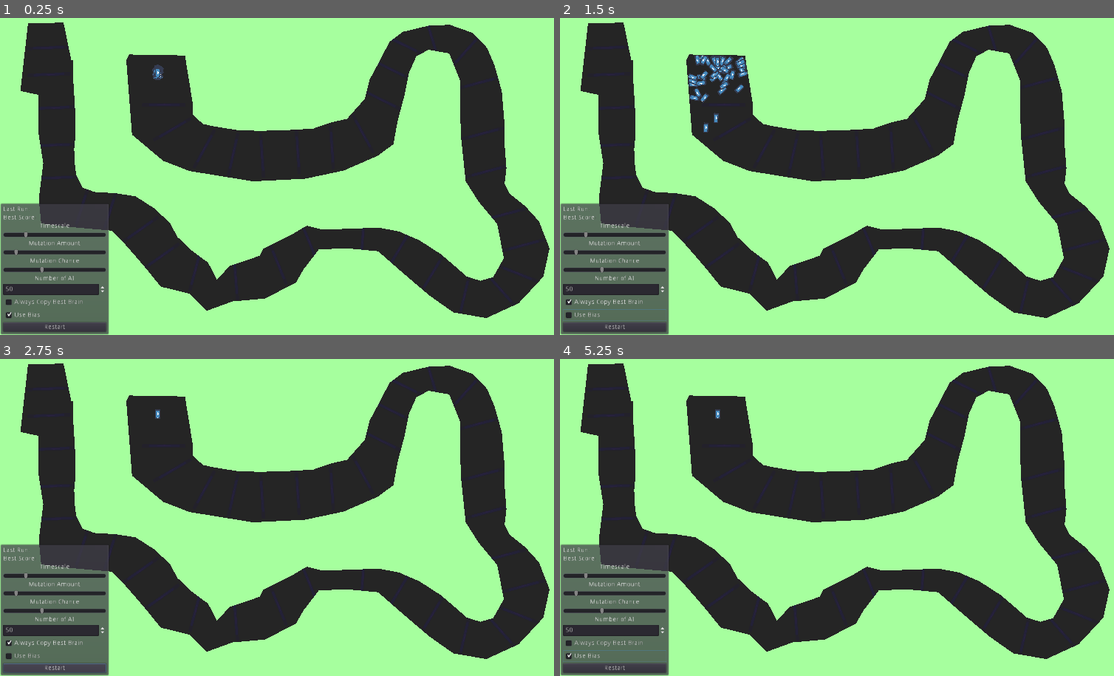
Above: before the commit, frames 1-4 (two rows, left to right).
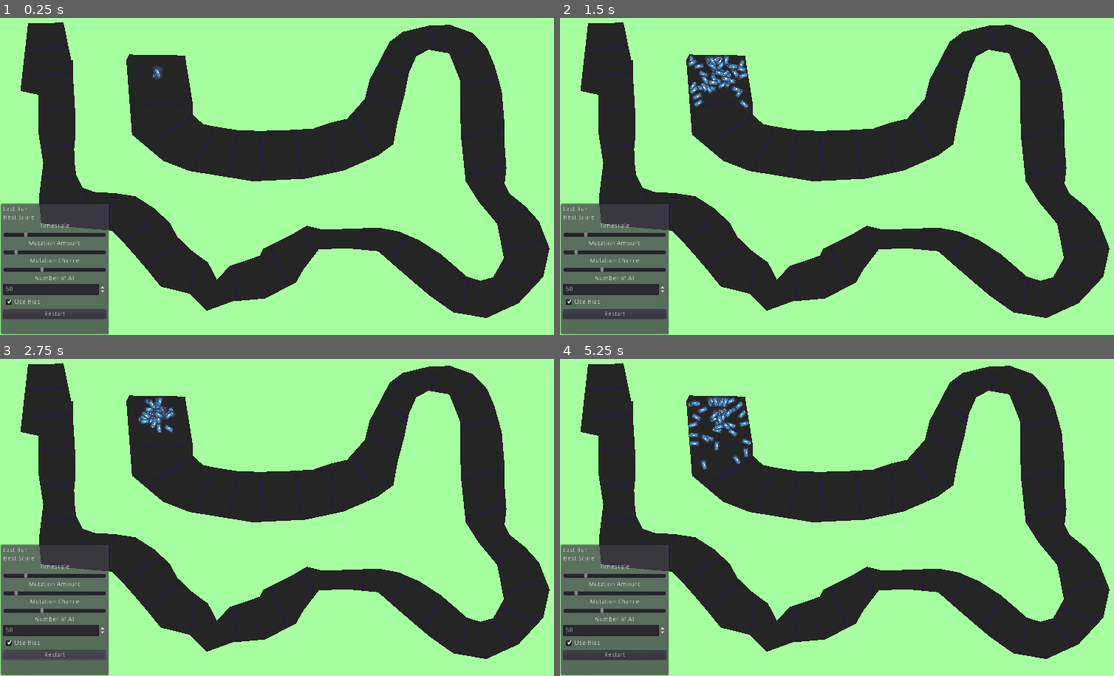
Above: after the commit, the same moments.

Repository: zomdiax5/GodotNeuralCars
Game: Godot game, scene res://Tests/CarTest/CarTest.tscn
Two runs of this game, one before a commit and one after it. Both use one fixed random seed, a clock stepped at 60 frames per second and the inputs below. The engine's default icon, where the game draws it, is replaced by a stand-in: a white triangle on a blue panel in a dark square.
Inputs:
- Up to frame 1 (0.25 s): no input
- Up to frame 2 (1.5 s): click "Always Copy Best Brain" (after the commit: "Use Bias") at 0.5 s; click "Use Bias" at 1.25 s
- Up to frame 3 (2.75 s): click "Restart" at 2 s
- Up to frame 4 (5.25 s): click "Restart" at 2.75 s; click "Restart" at 3.5 s; click "Always Copy Best Brain" (after the commit: "Use Bias") at 4.25 s; click "Use Bias" at 5 s

The runs differ from the first frame. In frame 1, 1.3% of the frame differs, in the area x 0-30%, y 14-100%; in frame 2, 2.2%, in the area x 0-35%, y 11-100%; in frame 3, 1.6%; in frame 4, 2.1%.

Commit message:
Cleanup + Comments

Diff:
--- a/Global.gd
+++ b/Global.gd
@@ -3,13 +3,9 @@
 var mutation_amount :float = 0.001
 var mutation_chance :float = 50
 
-var rand: int = 0
-
 var timescale :float = 1.0
 
 var amount_of_AI :int = 100
-
-var always_copy_brain :bool = false
 
 var use_bias :bool = false
 
--- a/NNode.gd
+++ b/NNode.gd
@@ -11,10 +11,6 @@
 
 var type :String
 
-var rng = RandomNumberGenerator.new()
-
-func _ready():
-	rng.randomize()
 
 func activation_function(sum :float):
 	#return (((sum*3) / (1 + abs(sum*3)))+bias)
@@ -28,10 +24,8 @@
 	return value
 
 func mutate():
-	rng.seed = Global.rand
-	Global.rand = rng.randi()
 	var weight_diff = Global.mutation_amount
-	if rng.randf_range(0,100) < 100:
+	if rand_range(0,100) < 100:
 		weight_diff*=100
 	for i in range(0,weights.size()):
 		var neg = tanh(abs(weights[i]))
@@ -41,12 +35,12 @@
 		else:
 			pos = 1
 
-		var change = rng.randf_range(
+		var change = rand_range(
 			(weight_diff*-1)*neg,
 			weight_diff*pos) # TODO should slowly make the max/min values less propable, rather than fully disabling it suddenly
 		weights[i] += change*tanh(weights[i])
 		weights[i] = clamp(weights[i],-5.0,5.0)
-	bias += rng.randf_range(-Global.mutation_amount*2,Global.mutation_amount*2)
+	bias += rand_range(-Global.mutation_amount*2,Global.mutation_amount*2)
 	bias = clamp(bias,-1,1)
 
 	if not Global.use_bias:
--- a/Tests/CarTest/CarAI.gd
+++ b/Tests/CarTest/CarAI.gd
@@ -6,15 +6,24 @@
 
 var lost :bool = false
 
-var checks = -1
+var checks = -1 # How many Checkpoints we have passed
 
-var ignore = []
+var ignore = [] # Ignore already passed checkpoints
+
+onready var cast_1: RayCast2D = $cast1
+onready var cast_2: RayCast2D = $cast2
+onready var cast_3: RayCast2D = $cast3
+onready var cast_4: RayCast2D = $cast4
+onready var cast_5: RayCast2D = $cast5
+
+var speed :float = 0.0
 
 func _ready() -> void:
 	randomize()
-	net.create_net([5,8,4,2])
+	# Create a Neural Network (NN) with 5 inputs, 1 hidden layer with 4 nodes, and 2 outputs
+	net.create_net([5,4,2])
 
-func map_to_value(value,maximum):
+func map_to_value(value,maximum): # Not used, maps value to -1 - 1 for use as input
 	return (value/(maximum/2))-1
 
 
@@ -30,21 +39,13 @@
 		return 0.0
 	return cast.global_position.distance_to(cast.get_collision_point()) / cast.cast_to.y
 
-onready var cast_1: RayCast2D = $cast1
-onready var cast_2: RayCast2D = $cast2
-onready var cast_3: RayCast2D = $cast3
-onready var cast_4: RayCast2D = $cast4
-onready var cast_5: RayCast2D = $cast5
-
-var speed :float = 0.0
-
-func reset():
+func reset(): # Reset Car
 	speed = 0.0
 	lost = false
 	checks = -1
 	ignore = []
 
-func move(delta :float):
+func move(delta :float):	# setup Data
 	var data = [\
 	cast_distance(cast_1),
 	cast_distance(cast_2),
@@ -52,7 +53,10 @@
 	cast_distance(cast_4),
 	cast_distance(cast_5)
 	]
-	var result = net.calculate(data)
+	var result = net.calculate(data) # asks for output from the NN using Data as input
+
+	# Movement
+
 	speed += result[0]
 	speed = clamp(speed,-25,30)
 	if lost:
@@ -62,7 +66,7 @@
 
 
 func _on_Area2D_body_shape_entered(body_rid: RID, body: Node, body_shape_index: int, local_shape_index: int) -> void:
-	if not (body is Check):
+	if not (body is Check):		# Crash if touche a wall
 		lost = true
 
 
@@ -70,6 +74,7 @@
 func _on_Area2D_area_entered(area: Area2D) -> void:
 	if not area is Check:
 		return
+	# If passed check and its not on the ignore list, increase counter
 	if not ignore.has(area):
 		checks += 1
 		ignore.append(area)
--- a/Tests/CarTest/CarTrainer.gd
+++ b/Tests/CarTest/CarTrainer.gd
@@ -6,16 +6,13 @@
 
 var AI = preload("res://Tests/CarTest/CarAI.tscn")
 
-var ran :bool = false
 
 
 func _ready() -> void:
-	if !ran:
-		Global.connect("restart",self,"restart")
-		ran = true
+	Global.connect("restart",self,"restart")
 
 
-func setup():
+func setup():	# Setup AIs
 	for i in range(0,Global.amount_of_AI):
 		var scene = AI.instance()
 		add_child(scene)
@@ -24,10 +21,12 @@
 
 func _physics_process(delta:float):
 	Engine.time_scale = Global.timescale
-	if timer > 30:
+	if timer > 30:	# End current run after X seconds
 		next_run()
 		timer = 0
 	timer+=delta
+
+	# If everyone crashed, end run quicker
 	var x = false
 	for car in get_children():
 		if not car.lost:
@@ -35,7 +34,7 @@
 	if x != true:
 		timer = 999
 
-func restart():
+func restart():	# Restart the whole simulation
 	for child in get_children():
 		child.queue_free()
 	yield(get_tree(),"idle_frame")
@@ -43,7 +42,7 @@
 	timer = 0
 	setup()
 
-func next_run():
+func next_run():	# Stuff that happens when the run ends
 	run += 1
 
 	var nodes = []
@@ -52,6 +51,7 @@
 
 	var children = get_children()
 
+	# Get best score and make a list with all AIs and their scores
 	for node in range(0,children.size()):
 		nodes.append({"node":children[node]})
 		var score = calculate_score(children[node])
@@ -61,19 +61,22 @@
 		if score > best_score:
 			best_score = score
 
+	# Sort the arr of AIs according to their Score
 	nodes.sort_custom(self,"bigger_score")
 
 	for node in get_children():
+		# Get a radnom one of the best AIs
 		var other_node = null
 		while true:
 			other_node = nodes[int(rand_range(0,min(nodes.size(),nodes.size()/15)))]
 			if (other_node["node"] != node):
 				break
+		# Copy its AI into others
 		for l in range(0,node.net.neural_net.size()):
 			for n in range(0,node.net.neural_net[l].size()):
 				node.net.neural_net[l][n].weights = other_node["node"].net.neural_net[l][n].weights.duplicate(true)
 				node.net.neural_net[l][n].bias = other_node["node"].net.neural_net[l][n].bias
-
+		# Mutate some random AI according to the setting
 		if rand_range(0,100) < Global.mutation_chance:
 			node.net.mutate()
 
@@ -85,18 +88,16 @@
 	reset_world()
 
 
-func bigger_score(a,b):
+func bigger_score(a,b):		# Function used to sort Dict of AIs
 	return a["score"] > b["score"]
 
 func reset_world():
 	pass
 
-func calculate_score(node :Node2D):
+func calculate_score(node :Node2D):		# Get the AI's score
 	var score
 	score = node.checks * 400 + node.global_position.distance_to(
 		get_tree().get_nodes_in_group("Check")[node.checks].global_position
 	)
 	node.reset()
 	return score
-
-	#return 10 - node.global_position.distance_to(Vector2(1280/2,720/2))
--- a/Tests/FirstTest/AI.gd
+++ /dev/null
@@ -1,48 +0,0 @@
-extends KinematicBody2D
-
-onready var net :NN = $NN
-var id
-
-var score :float = 0
-
-var horizontal :float = 0
-var vertical :float = 0
-
-func _ready() -> void:
-	randomize()
-	id = int(rand_range(-9999999,9999999))
-	net.create_net([4,3,2])
-
-func map_to_value(value,maximum):
-	return (value/(maximum/2))-1
-
-onready var target = get_tree().get_nodes_in_group("target")[0]
-
-func _process(delta: float) -> void:
-	var dist = global_position.distance_to(target.global_position)
-	if dist < 200:
-		score+=delta* ((200/dist)*0.05)
-
-func _physics_process(delta: float) -> void:
-	move(delta)
-
-func move(delta :float):
-#	if global_position.x < 0:
-#		global_position.x = 0
-#	if global_position.x > 1280:
-#		global_position.x = 1280
-#	if global_position.y < 0:
-#		global_position.y = 0
-#	if global_position.y > 720:
-#		global_position.y = 720
-	var data = [\
-	map_to_value(global_position.x,1280),
-	map_to_value(global_position.y,720),
-	map_to_value(target.global_position.x,1280),
-	map_to_value(target.global_position.y,720)
-	]
-	var result = net.calculate(data)
-	horizontal = result[0]
-	vertical  = result[1]
-
-	move_and_slide(Vector2(horizontal,vertical).normalized()*delta*9000,Vector2.UP)
--- a/Tests/FirstTest/AI.tscn
+++ /dev/null
@@ -1,18 +0,0 @@
-[gd_scene load_steps=4 format=2]
-
-[ext_resource path="res://icon.png" type="Texture" id=1]
-[ext_resource path="res://Tests/FirstTest/AI.gd" type="Script" id=2]
-[ext_resource path="res://NN.gd" type="Script" id=3]
-
-[node name="AI" type="KinematicBody2D"]
-position = Vector2( 608, 410 )
-collision_layer = 0
-collision_mask = 0
-script = ExtResource( 2 )
-
-[node name="NN" type="Node" parent="."]
-script = ExtResource( 3 )
-
-[node name="Icon" type="Sprite" parent="."]
-modulate = Color( 0, 0.717647, 1, 0.333333 )
-texture = ExtResource( 1 )
--- a/Tests/FirstTest/FirstTest.tscn
+++ /dev/null
@@ -1,24 +0,0 @@
-[gd_scene load_steps=4 format=2]
-
-[ext_resource path="res://icon.png" type="Texture" id=1]
-[ext_resource path="res://Tests/FirstTest/Trainer.gd" type="Script" id=2]
-[ext_resource path="res://UI.tscn" type="PackedScene" id=3]
-
-[node name="Main" type="Node2D"]
-
-[node name="Icon2" type="Sprite" parent="."]
-modulate = Color( 1, 0, 0, 1 )
-position = Vector2( 608, 406 )
-scale = Vector2( 30, 30 )
-texture = ExtResource( 1 )
-
-[node name="Target" type="Sprite" parent="." groups=["target"]]
-modulate = Color( 0, 1, 0.156863, 1 )
-position = Vector2( 893, 522 )
-scale = Vector2( 3, 3 )
-texture = ExtResource( 1 )
-
-[node name="Trainer" type="Node" parent="."]
-script = ExtResource( 2 )
-
-[node name="CanvasLayer" parent="." instance=ExtResource( 3 )]
--- a/Tests/FirstTest/Trainer.gd
+++ /dev/null
@@ -1,84 +0,0 @@
-extends Node
-
-var run :int = 0
-
-var timer :float = 0
-
-var AI = preload("res://Tests/FirstTest/AI.tscn")
-
-var ran :bool = false
-
-
-func _ready() -> void:
-	if !ran:
-		Global.connect("restart",self,"restart")
-		ran = true
-
-
-func setup():
-	for i in range(0,Global.amount_of_AI):
-		var scene = AI.instance()
-		add_child(scene)
-		scene.global_position = Vector2(rand_range(0,1280),rand_range(0,720))
-
-func _physics_process(delta:float):
-	Engine.time_scale = Global.timescale
-	if timer > 7:
-		next_run()
-		timer = 0
-	timer+=delta
-
-func restart():
-	for child in get_children():
-		child.queue_free()
-	run = 0
-	timer = 0
-	setup()
-
-func next_run():
-	run += 1
-	var best_score = -999999999999
-	var best_node = null
-
-	for node in get_children():
-		var score = calculate_score(node)
-		if score > best_score or best_node == null:
-			best_score = score
-			best_node = node
-		node.global_position = Vector2(rand_range(0,1280),rand_range(0,720))
-
-	for node in get_children():
-		if Global.always_copy_brain and node != best_node:
-			node.net.neural_net = null
-			node.net.neural_net = best_node.net.neural_net.duplicate(true)
-		if rand_range(0,100) < Global.mutation_chance and node != best_node:
-			node.net.neural_net = null
-			node.net.neural_net = best_node.net.neural_net.duplicate(true)
-			node.net.mutate()
-
-
-	print("Starting round %s..." % run)
-	print("Previous best score: %s" % best_score)
-	Global.emit_signal("next_run",run,best_score)
-
-	reset_world()
-
-
-func reset_world():
-	var last_position = target.global_position
-	while(true):
-		target.global_position = Vector2(
-			rand_range(1280/4,1280-(1280/4)),
-			rand_range(720/4,720-(720/4))
-		)
-		if target.global_position.distance_to(last_position) > 400:
-			break
-
-onready var target = get_tree().get_nodes_in_group("target")[0]
-
-func calculate_score(node :Node2D):
-	var score = node.score
-	node.score = 0
-	return score
-
-	#return 10 - node.global_position.distance_to(Vector2(1280/2,720/2))
--- a/UI.gd
+++ b/UI.gd
@@ -14,8 +14,6 @@
 	$NumberOfAI.connect("value_changed",Global,"setval",["amount_of_AI"])
 	Global.setval($NumberOfAI.value,"amount_of_AI")
 
-	$CopyBrain.connect("toggled",Global,"setval",["always_copy_brain"])
-	Global.setval($CopyBrain.pressed,"always_copy_brain")
 
 	$UseBias.connect("toggled",Global,"setval",["use_bias"])
 	Global.setval($UseBias.pressed,"use_bias")
--- a/UI.tscn
+++ b/UI.tscn
@@ -13,13 +13,13 @@
 [node name="PanelContainer" type="PanelContainer" parent="Control"]
 self_modulate = Color( 1, 1, 1, 0.729412 )
 margin_right = 237.0
-margin_bottom = 286.0
+margin_bottom = 258.0
 
 [node name="VBoxContainer" type="VBoxContainer" parent="Control/PanelContainer"]
 margin_left = 7.0
 margin_top = 7.0
 margin_right = 230.0
-margin_bottom = 279.0
+margin_bottom = 251.0
 script = ExtResource( 1 )
 
 [node name="CurrentRun" type="Label" parent="Control/PanelContainer/VBoxContainer"]
@@ -97,25 +97,18 @@
 max_value = 10000.0
 value = 50.0
 
-[node name="CopyBrain" type="CheckBox" parent="Control/PanelContainer/VBoxContainer"]
+[node name="UseBias" type="CheckBox" parent="Control/PanelContainer/VBoxContainer"]
 margin_top = 196.0
 margin_right = 223.0
 margin_bottom = 220.0
-hint_tooltip = "The best neural net is copied to others according to the % of mutation chance, this setting will force everyone to have the mutated copy of the best net last run."
-text = "Always Copy Best Brain"
-
-[node name="UseBias" type="CheckBox" parent="Control/PanelContainer/VBoxContainer"]
-margin_top = 224.0
-margin_right = 223.0
-margin_bottom = 248.0
 hint_tooltip = "Add Bias to the output of the neurons.
 Might help the net train, but might also make the results worse."
 pressed = true
 text = "Use Bias"
 
 [node name="Restart" type="Button" parent="Control/PanelContainer/VBoxContainer"]
-margin_top = 252.0
+margin_top = 224.0
 margin_right = 223.0
-margin_bottom = 272.0
+margin_bottom = 244.0
 hint_tooltip = "Restarts the simulation."
 text = "Restart"
--- a/yrdy.gd
+++ /dev/null
@@ -1,2 +0,0 @@
-extends Node2D
-tool
